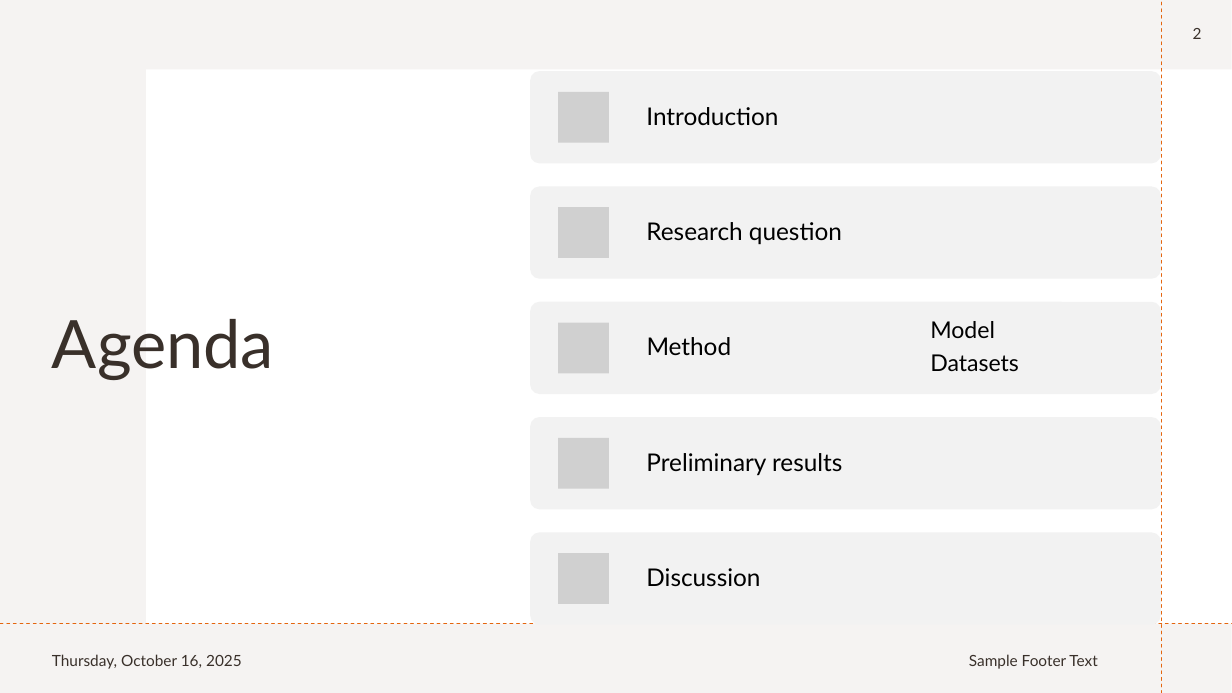
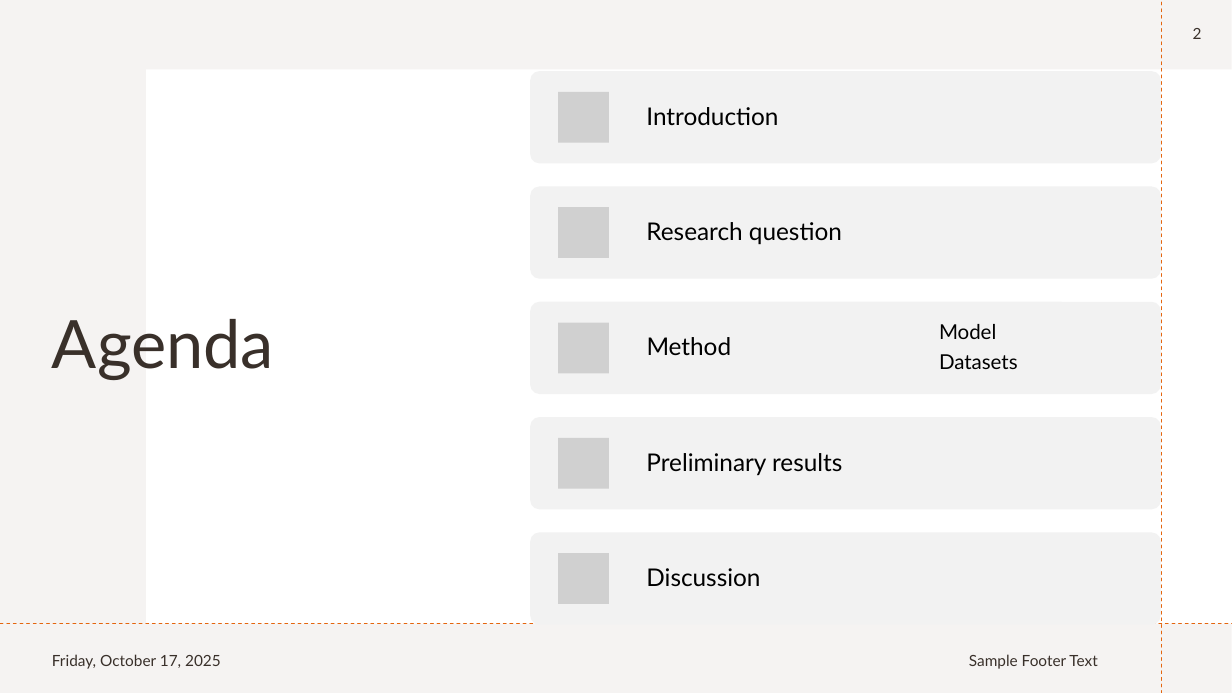
Before and after one commit to FrankVanDerVelde/master_applied-artificial_intelligence, a slide deck: slide 2 of symposium/symposium presentation.pptx. Drawn at 1232x693 pixels with LibreOffice and Linux fonts; fonts in the diff are those of the drawing; grey boxes stand for pictures. Boxes give left, top, right and bottom in pixels: in the first picture for what was removed or moved away, otherwise in the second. Text is boxed around its words. In the diff, an @@ line names an element or a change of style, - is before the commit and + after.

```diff
--- a/symposium/symposium presentation.pptx
+++ b/symposium/symposium presentation.pptx
@@ text "Model": place and size @@
-text "Model" at <box>930,321,1019,372</box>
+text "Model" at <box>939,324,1018,369</box>
@@ text "Model" at <box>939,324,1018,369</box>: size 18 to 16 pt @@
@@ text at <box>52,654,221,669</box>: text changed @@
-Thursday, October 16, 2025
+Friday, October 17, 2025
```
Also in this commit, not shown: 10 other slides changed.
